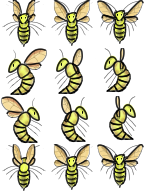
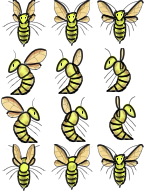
Two versions of the same layered image (144px x 192px). Layer-by-layer changes:
removed layer "Eyes" (2nd of 5, in "Up 2" › "Line") from group "Line" over [64, 156, 81, 168]
painted on "Front wings" (2nd of 5, in "Up 2" › "Line") over [61, 156, 81, 168]
painted on "Body" (5th of 24, in "Up 2" › "Line") over [64, 156, 81, 168]
painted on "Head" (2nd of 13, in "Up 2" › "Line") over [61, 156, 81, 168]
painted on "Base" (2nd of 10, in "Up 2" › "Drawing" › "Wings") over [61, 156, 81, 168]
